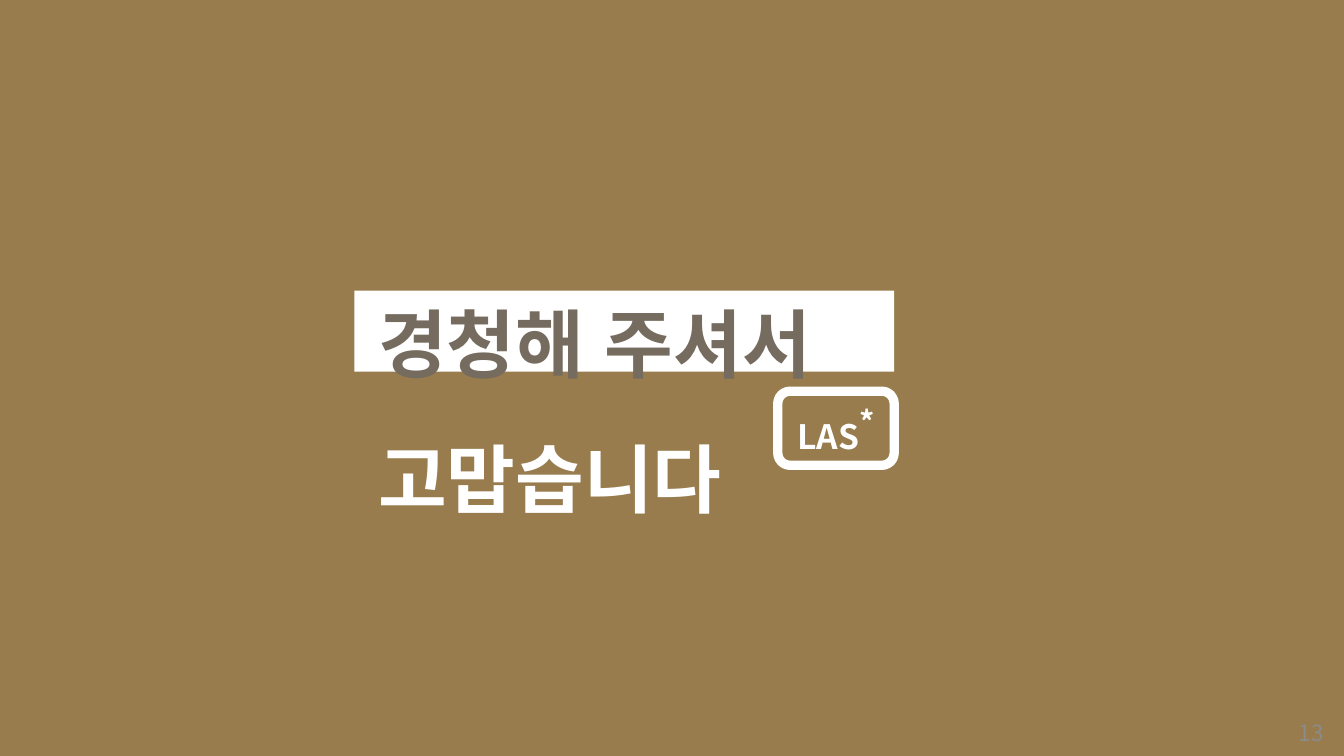
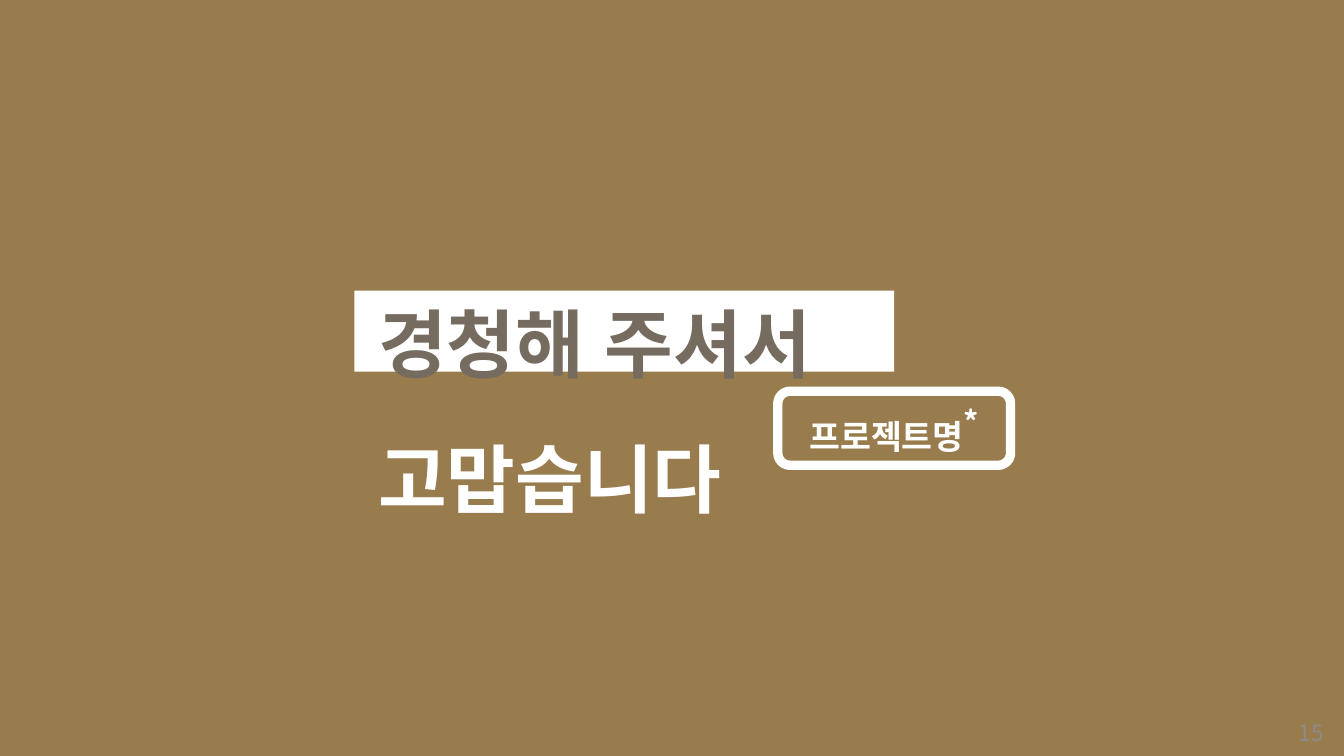
Before and after one commit to yisy0/1stProject, a slide deck: slide 15 of etc/1219_sample_v1.pptx (slide 13 before the commit). Drawn at 1344x756 pixels with LibreOffice and Linux fonts; fonts in the diff are those of the drawing. Boxes give left, top, right and bottom in pixels: in the first picture for what was removed or moved away, otherwise in the second. Text is boxed around its words. In the diff, an @@ line names an element or a change of style, - is before the commit and + after.

```diff
--- a/etc/1219_sample_v1.pptx
+++ b/etc/1219_sample_v1.pptx
@@ rounded rectangle "프로젝트명*" resized from (x1=778, y1=391, x2=895, y2=465) to (x1=778, y1=391, x2=1011, y2=465) @@
@@ text in rounded rectangle at (x1=809, y1=421, x2=964, y2=452): text changed @@
-LAS*
+프로젝트명*
```
Also in this commit, not shown: 11 other slides changed, 3 slides added, 1 slide removed, 25 other files.
